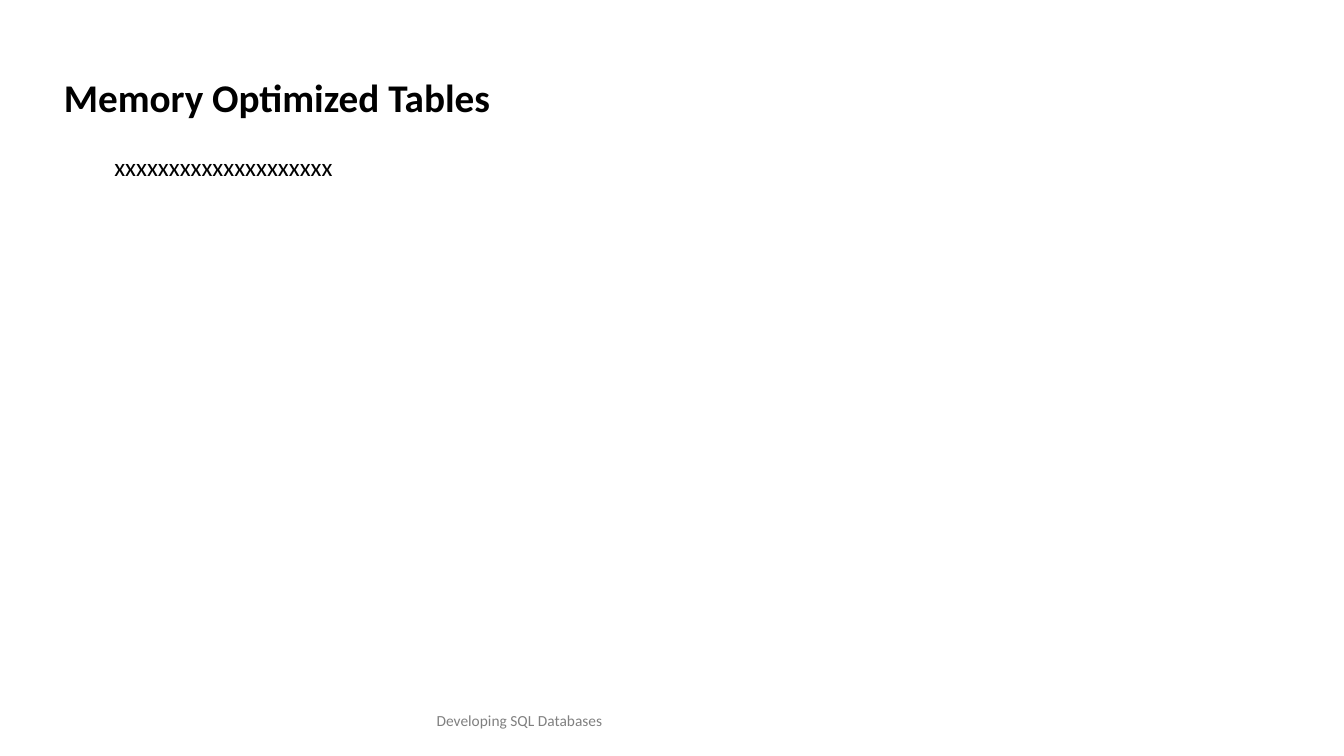
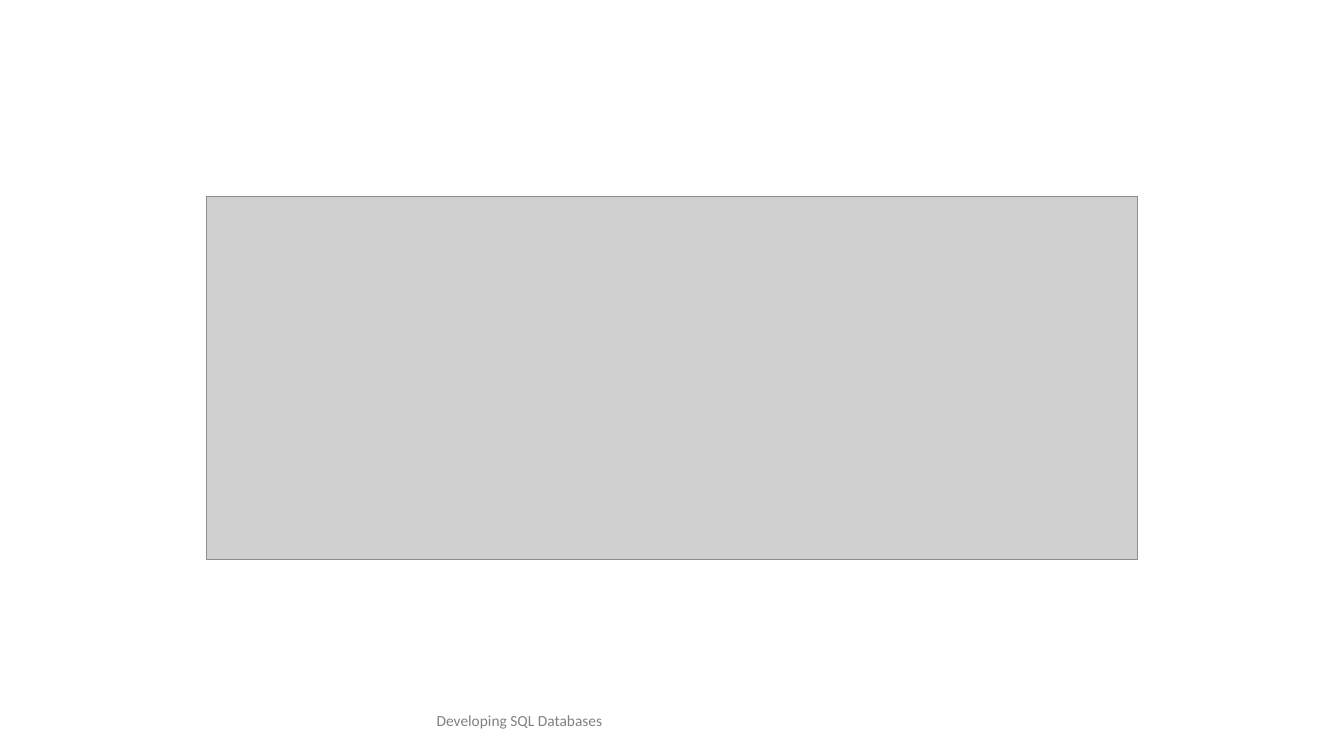
Before and after one commit to TKostyrka/70762DevSQLDB, a slide deck: slide 5 of DEVSQL_10_MemoryOptimized/DEVSQL_10_MemoryOptimized.pptx (slide 8 before the commit). Drawn at 1344x756 pixels with LibreOffice and Linux fonts; fonts in the diff are those of the drawing; grey boxes stand for pictures. Boxes give left, top, right and bottom in pixels: in the first picture for what was removed or moved away, otherwise in the second. Text is boxed around its words. In the diff, an @@ line names an element or a change of style, - is before the commit and + after.

```diff
--- a/DEVSQL_10_MemoryOptimized/DEVSQL_10_MemoryOptimized.pptx
+++ b/DEVSQL_10_MemoryOptimized/DEVSQL_10_MemoryOptimized.pptx
@@ text removed at <box>64,84,490,176</box> @@
-Memory Optimized Tables
-  xxxxxxxxxxxxxxxxxxxx
@@ picture added at <box>207,197,1137,560</box> @@
```
Also in this commit, not shown: 4 other slides changed, 3 slides added, 12 other files.
